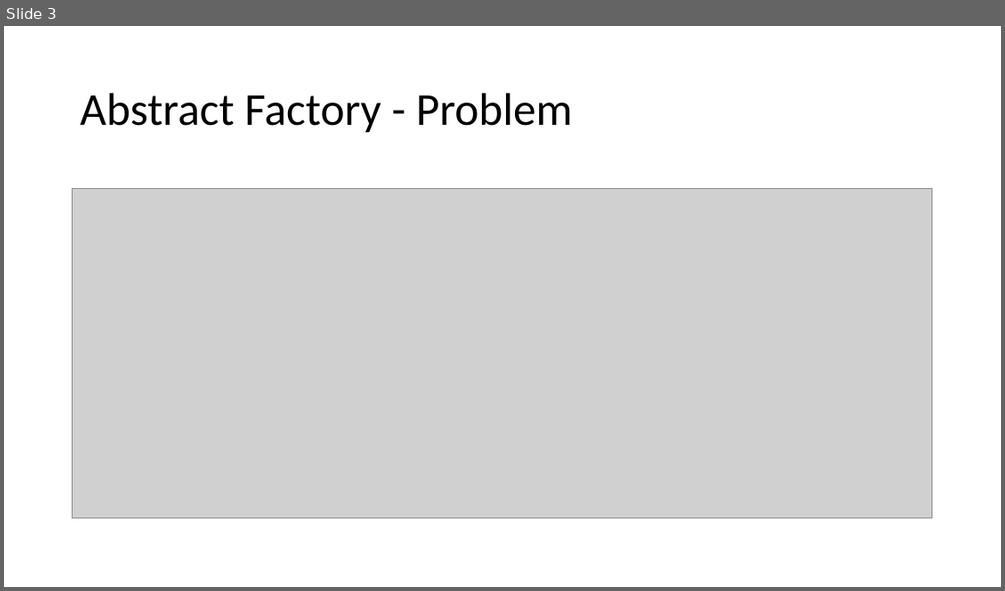
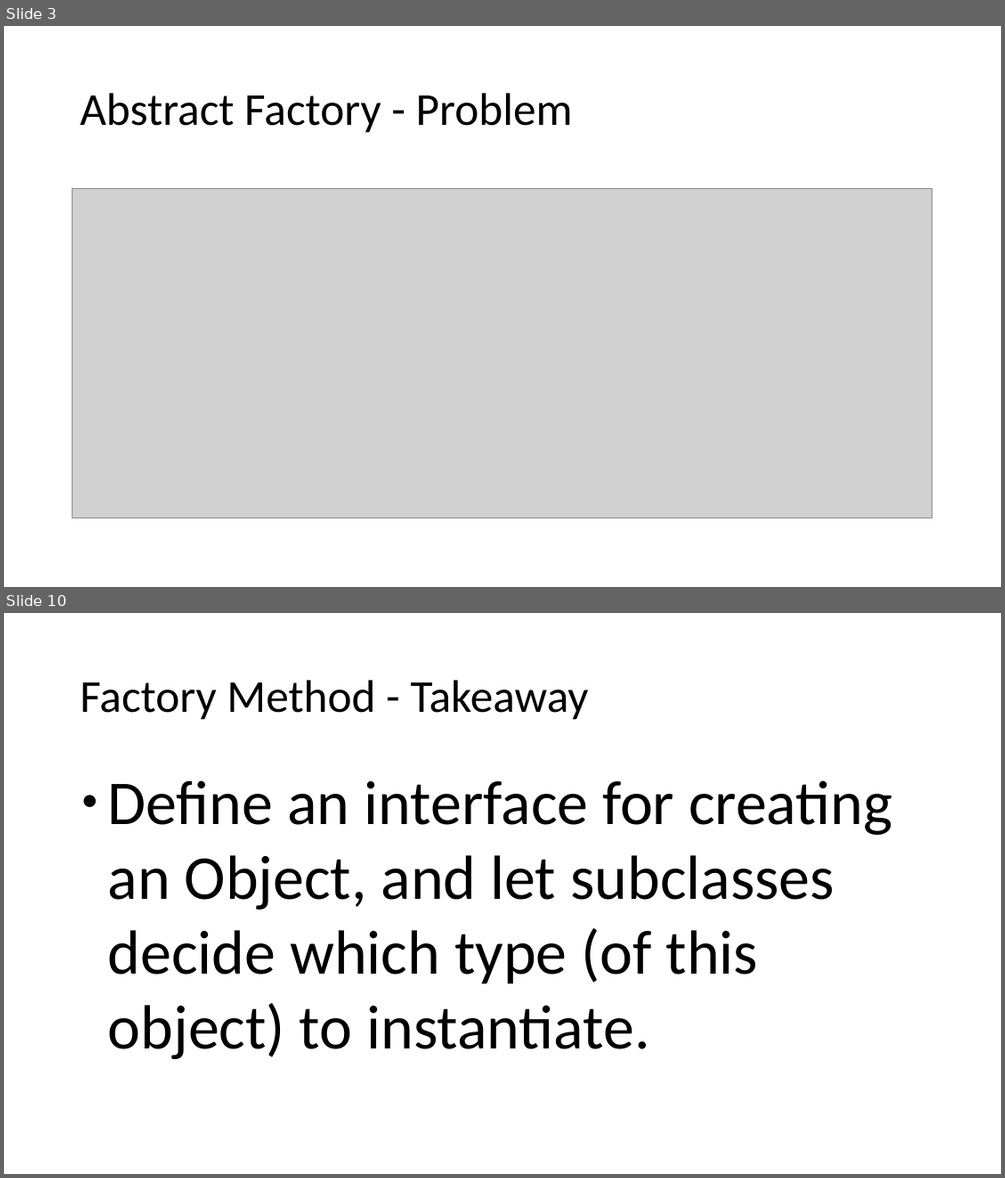
Before and after one commit to lzbair/OO-Paradigm, a slide deck: design-patterns/introduction.pptx. Shown one above the other, each under a label of ours: slide 3 before the commit, slides 3 and 10 after it; the slides between them are not shown. The pictures are 1005x591 and 1005x1178 pixels, drawn with LibreOffice and Linux fonts; fonts in the diff are those of the drawing; grey boxes stand for pictures. Boxes give left, top, right and bottom in pixels: in the first picture for what was removed or moved away, otherwise in the second. Text is boxed around its words. In the diff, an @@ line names an element or a change of style, - is before the commit and + after.

Commit message:
Factory Method

```diff
--- a/design-patterns/introduction.pptx
+++ b/design-patterns/introduction.pptx
@@ slide 10 added at (4, 613, 1001, 1174), background #FFFFFF @@
@@ text added at (80, 680, 589, 720), 44 pt, text #000000 @@
+Factory Method - Takeaway
@@ text added at (108, 780, 892, 1059), 60 pt, text #000000 @@
+● Define an interface for creating an Object, and let subclasses decide which type (of this object) to instantiate.
```
Also in this commit, not shown: 6 other slides added, 20 other files.
